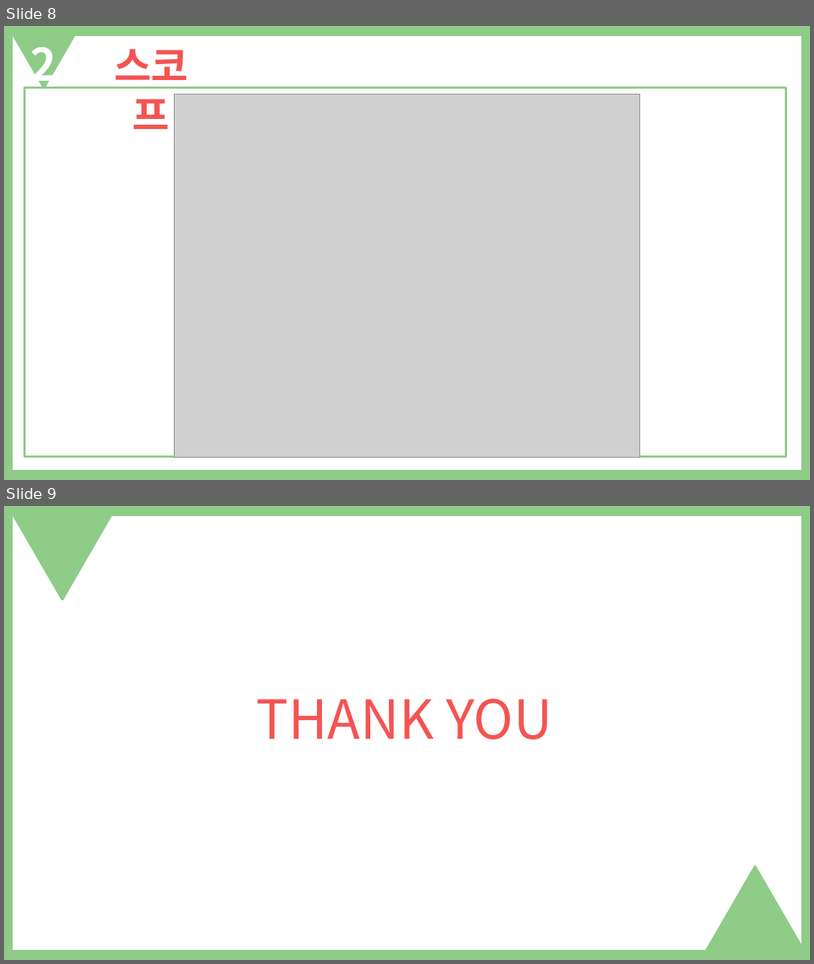
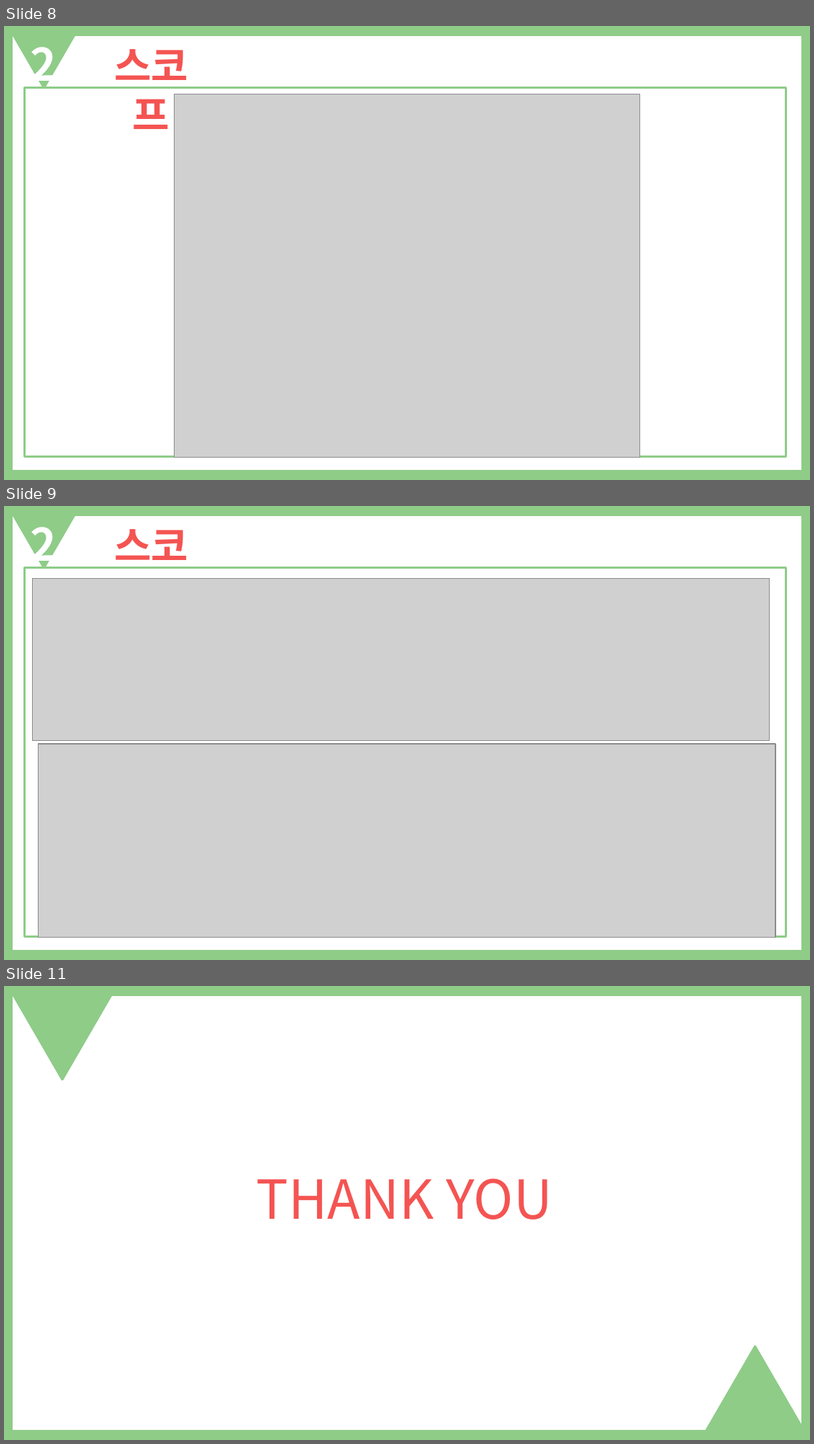
Before and after one commit to Runtym/osf-homework, a slide deck: src/kimbongkook/p20190401/JSP내장객체.pptx. Shown one above the other, each under a label of ours: slides 8 and 9 before the commit, slides 8, 9 and 11 after it; the slides between them are not shown. The pictures are 814x964 and 814x1444 pixels, drawn with LibreOffice and Linux fonts; fonts in the diff are those of the drawing; grey boxes stand for pictures. Boxes give left, top, right and bottom in pixels: in the first picture for what was removed or moved away, otherwise in the second. Text is boxed around its words. In the diff, an @@ line names an element or a change of style, - is before the commit and + after.

```diff
--- a/src/kimbongkook/p20190401/JSP내장객체.pptx
+++ b/src/kimbongkook/p20190401/JSP내장객체.pptx
@@ slide 9 added at (4, 506, 810, 960), background #FFFFFF; not listed: 3 template elements that a slide beside it also shows @@
@@ text added at (31, 527, 57, 572), 40 pt, text #FFFFFF, bold @@
+2
@@ text added at (114, 529, 188, 579), 36 pt, text #F45452, bold @@
+스코프
@@ picture added at (32, 579, 770, 741) @@
@@ picture added at (39, 744, 777, 937) @@
@@ what was slide 9 is now slide 11 @@
```
Also in this commit, not shown: 1 other slide added.
